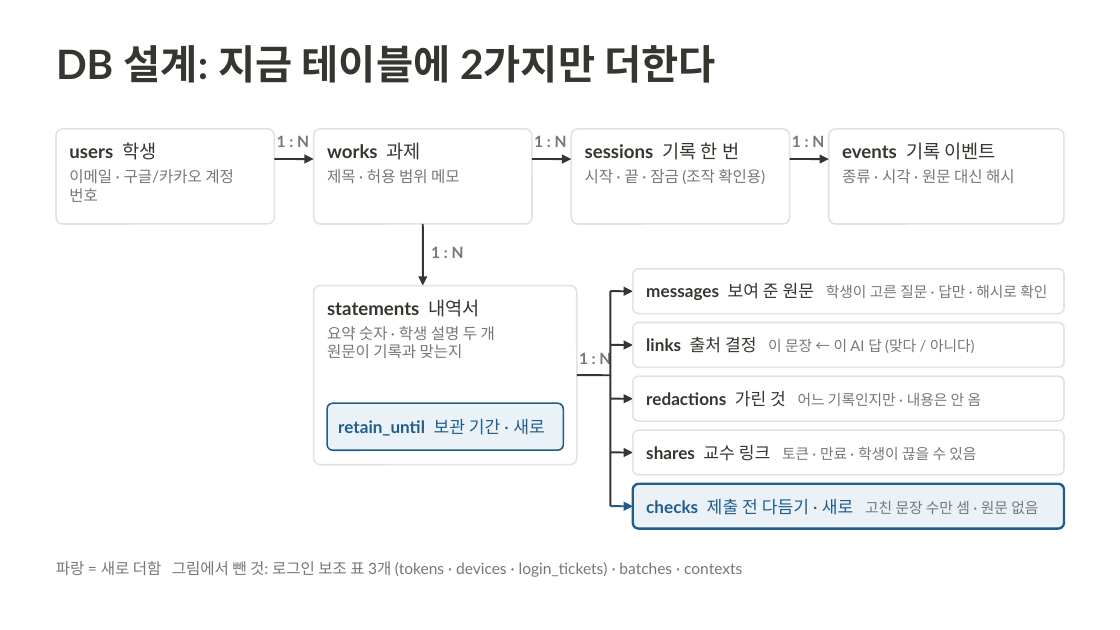
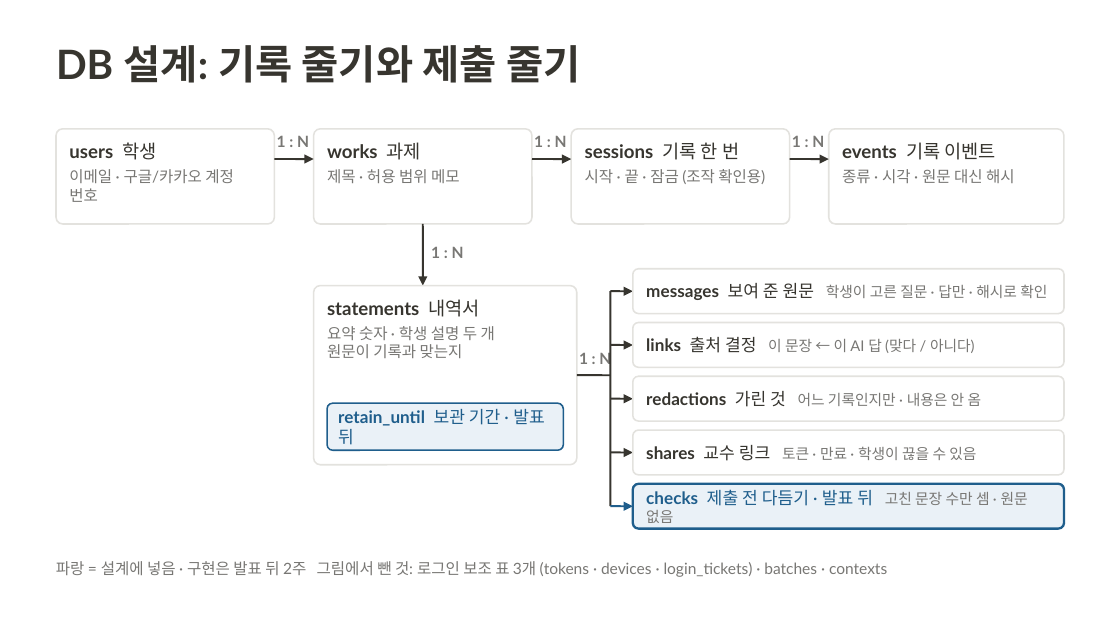
Before and after one commit to 20233014-KYH/trace, a slide deck: slide 12 of deck/중간발표_김용현.pptx. Drawn at 1120x630 pixels with LibreOffice and Linux fonts; fonts in the diff are those of the drawing. Boxes give left, top, right and bottom in pixels: in the first picture for what was removed or moved away, otherwise in the second. Text is boxed around its words. In the diff, an @@ line names an element or a change of style, - is before the commit and + after.

```diff
--- a/deck/중간발표_김용현.pptx
+++ b/deck/중간발표_김용현.pptx
@@ title at (56, 45, 580, 83): text changed @@
-DB 설계: 지금 테이블에 2가지만 더한다
+DB 설계: 기록 줄기와 제출 줄기
@@ text at (338, 409, 545, 445): text changed @@
-retain_until 보관 기간 · 새로
+retain_until 보관 기간 · 발표 뒤
@@ text at (646, 489, 1028, 523): text changed @@
-checks 제출 전 다듬기 · 새로 고친 문장 수만 셈 · 원문 없음
+checks 제출 전 다듬기 · 발표 뒤 고친 문장 수만 셈 · 원문 없음
@@ text at (56, 561, 887, 577): text changed @@
-파랑 = 새로 더함 그림에서 뺀 것: 로그인 보조 표 3개 (tokens · devices · login_tickets) · batches · contexts
+파랑 = 설계에 넣음 · 구현은 발표 뒤 2주 그림에서 뺀 것: 로그인 보조 표 3개 (tokens · devices · login_tickets) · batches · contexts
```
Also in this commit, not shown: 1 other file.
